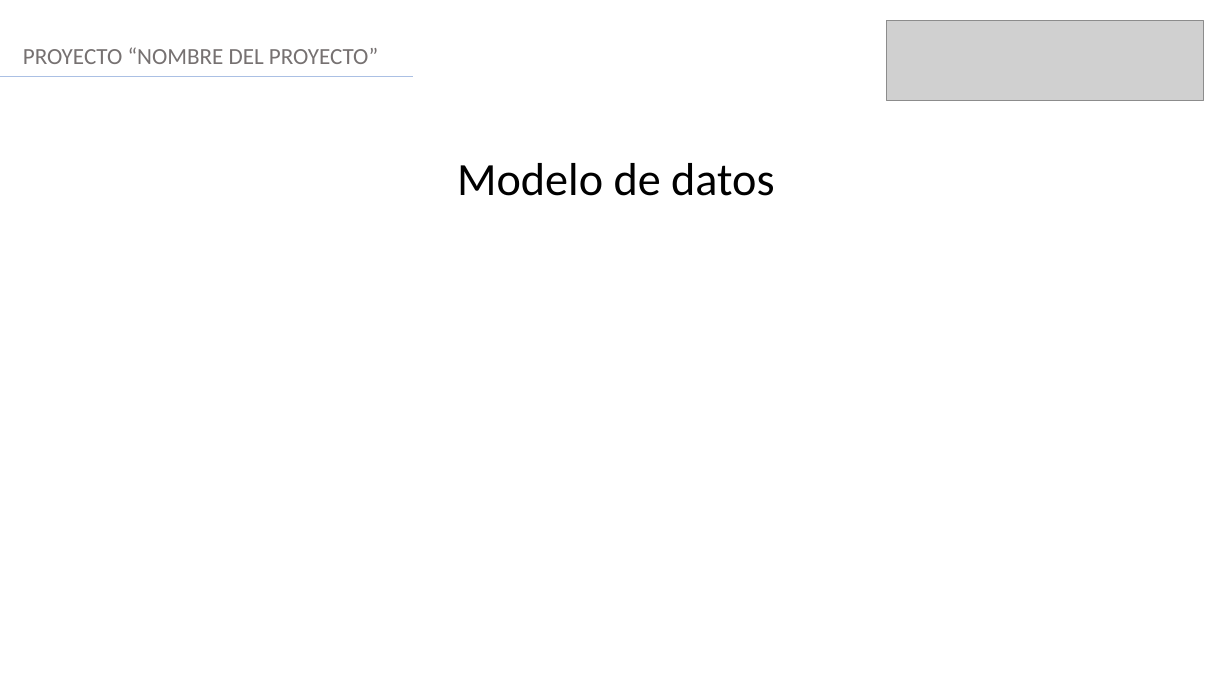
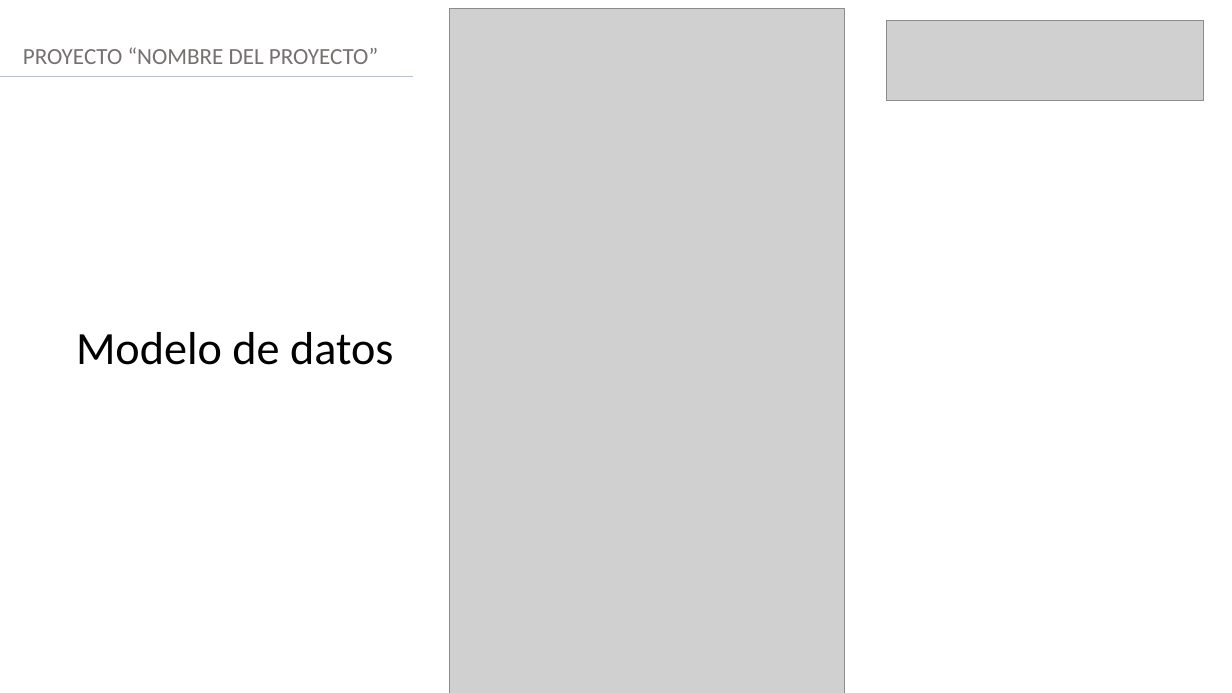
Before and after one commit to FelixCifuentesCid/Grupo14, a slide deck: slide 9 of Fase 2/Evidencias Proyecto/Presentación Proyecto.pptx. Drawn at 1232x693 pixels with LibreOffice and Linux fonts; fonts in the diff are those of the drawing; grey boxes stand for pictures. Boxes give left, top, right and bottom in pixels: in the first picture for what was removed or moved away, otherwise in the second. Text is boxed around its words. In the diff, an @@ line names an element or a change of style, - is before the commit and + after.

```diff
--- a/Fase 2/Evidencias Proyecto/Presentación Proyecto.pptx
+++ b/Fase 2/Evidencias Proyecto/Presentación Proyecto.pptx
@@ picture added at [449,8,845,693] @@
@@ text "Modelo de datos": place and size @@
-text "Modelo de datos" at [457,163,774,196]
+text "Modelo de datos" at [76,332,393,365]
```
Also in this commit, not shown: 7 other slides changed, 2 slides added, 2 slides removed, 11 other files.
